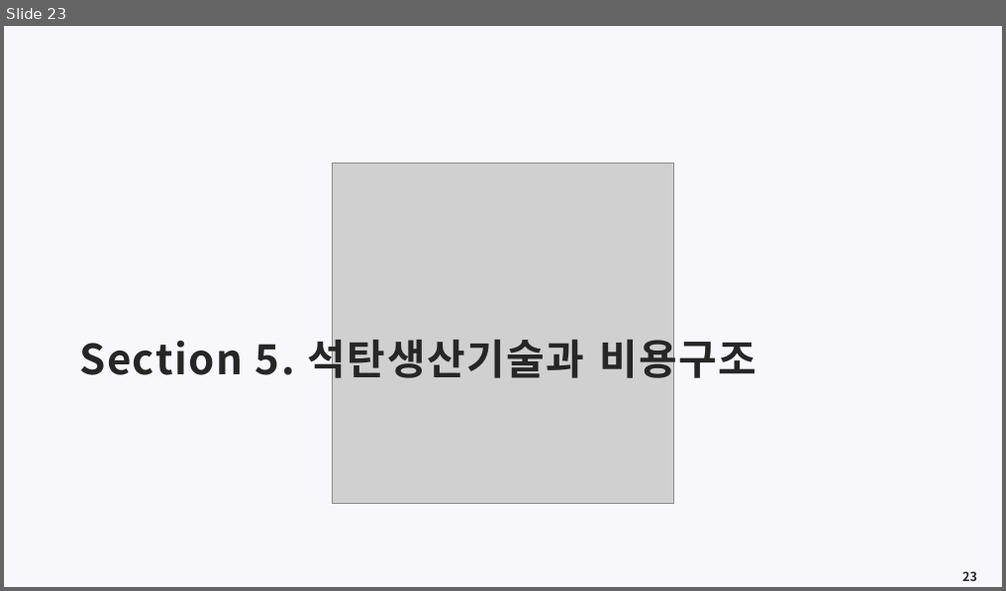
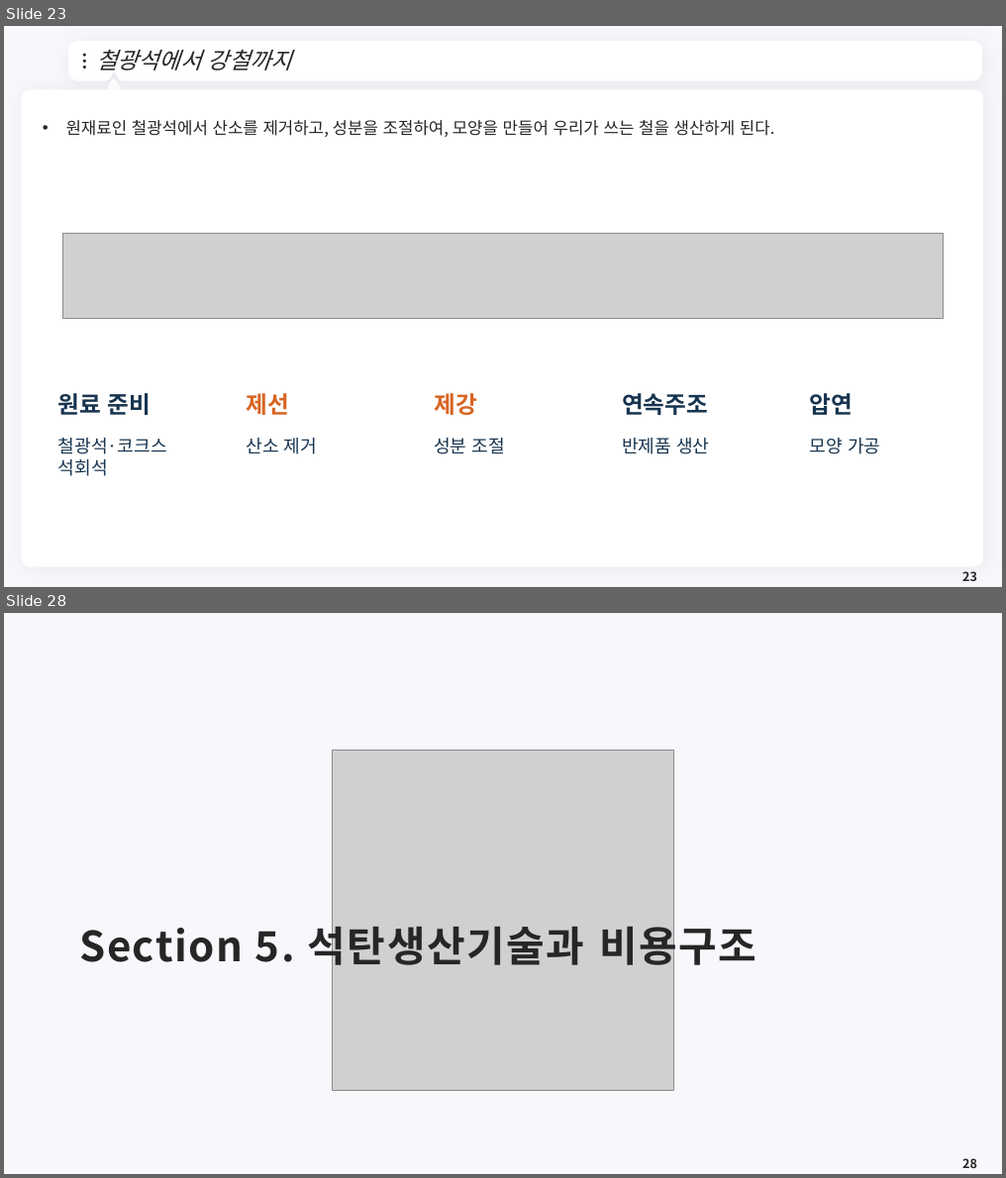
Before and after one commit to meandthey/Teaching, a slide deck: 에너지경제학/자원에너지경제학_Chapter_5 (석탄).pptx. Shown one above the other, each under a label of ours: slide 23 before the commit, slides 23 and 28 after it; the slides between them are not shown. The pictures are 1006x591 and 1006x1178 pixels, drawn with LibreOffice and Linux fonts; fonts in the diff are those of the drawing; grey boxes stand for pictures; background and template pictures are left out. Boxes give left, top, right and bottom in pixels: in the first picture for what was removed or moved away, otherwise in the second. Text is boxed around its words. In the diff, an @@ line names an element or a change of style, - is before the commit and + after.

```diff
--- a/에너지경제학/자원에너지경제학_Chapter_5 (석탄).pptx
+++ b/에너지경제학/자원에너지경제학_Chapter_5 (석탄).pptx
@@ slide 23 added at bbox=[4, 26, 1002, 587], background #F8F7FC @@
@@ freeform shape added at bbox=[72, 45, 979, 77], fill #FFFFFF, outline #FFFFFF 7.25 pt @@
@@ ellipse added at bbox=[83, 54, 86, 57], fill #262626 @@
@@ title added at bbox=[96, 50, 292, 71], 22 pt, text #262626, italic @@
+철광석에서 강철까지
@@ ellipse added at bbox=[83, 60, 86, 63], fill #262626 @@
@@ ellipse added at bbox=[83, 66, 86, 69], fill #262626 @@
@@ triangle added at bbox=[105, 80, 122, 95], fill #FFFFFF, outline #FFFFFF 3.75 pt @@
@@ freeform shape added at bbox=[958, 56, 967, 68], fill #FFFFFF @@
@@ rounded rectangle added at bbox=[21, 89, 984, 568], fill #FFFFFF @@
@@ text added at bbox=[66, 120, 775, 137], 16 pt, text #262626 @@
+• 원재료인 철광석에서 산소를 제거하고, 성분을 조절하여, 모양을 만들어 우리가 쓰는 철을 생산하게 된다.
@@ picture added at bbox=[62, 233, 944, 318] @@
@@ text added at bbox=[58, 393, 152, 415], 22.5 pt, text #17344F, bold @@
+원료 준비
@@ text added at bbox=[246, 393, 289, 415], 22.5 pt, text #D96524, bold @@
+제선
@@ text added at bbox=[434, 393, 477, 415], 22.5 pt, text #D96524, bold @@
+제강
@@ text added at bbox=[622, 393, 708, 415], 22.5 pt, text #17344F, bold @@
+연속주조
@@ text added at bbox=[810, 393, 853, 415], 22.5 pt, text #17344F, bold @@
+압연
@@ text added at bbox=[58, 438, 167, 476], 17.2 pt, text #17344F @@
+철광석·코크스
+석회석
@@ text added at bbox=[246, 438, 317, 455], 17.2 pt, text #17344F @@
+산소 제거
@@ text added at bbox=[434, 438, 505, 455], 17.2 pt, text #17344F @@
+성분 조절
@@ text added at bbox=[622, 438, 709, 455], 17.2 pt, text #17344F @@
+반제품 생산
@@ text added at bbox=[810, 438, 880, 455], 17.2 pt, text #17344F @@
+모양 가공
@@ page number added at bbox=[962, 571, 977, 581], 12 pt, text #262626, bold @@
+23
@@ what was slide 23 is now slide 28 @@
```
Also in this commit, not shown: 3 slides changed, 4 other slides added, 1 other file.
